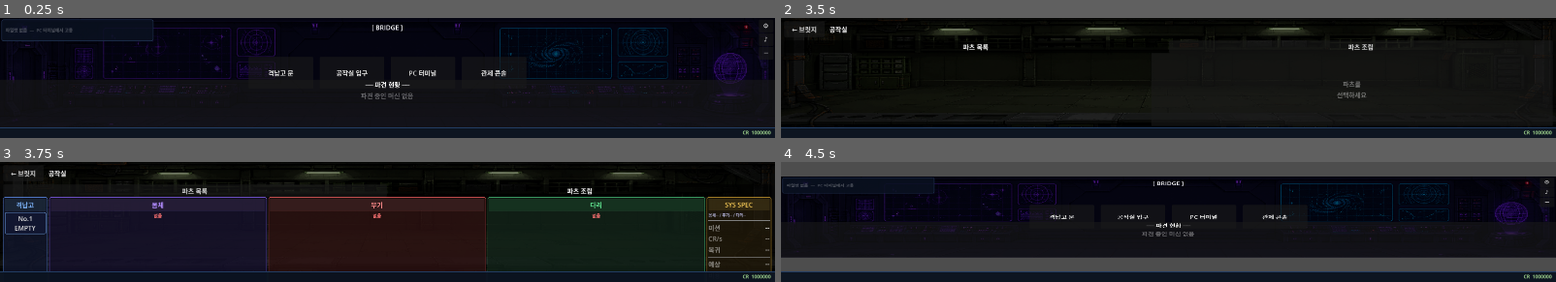
Above: before the commit, frames 1-4 (two rows, left to right).
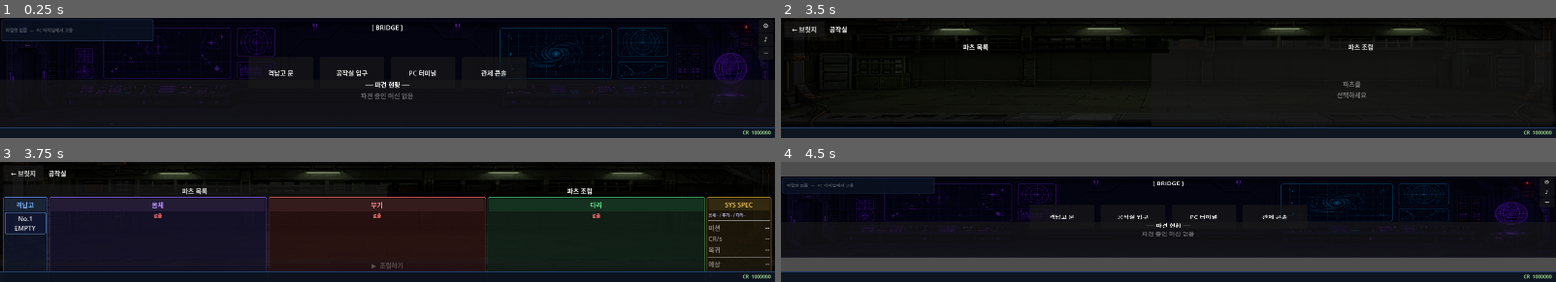
Above: after the commit, the same moments.

Repository: havergooday/dockclicker
Game: Godot game, scene res://scenes/main/main.tscn
Same seed, same stepped clock (60 frames per second), same inputs: the game is played once before the commit and once after it.
Inputs:
- Up to frame 1 (0.25 s): no input
- Up to frame 2 (3.5 s): click "격납고 문" at 0.5 s; click "← 브릿지" at 1.25 s; click "공작실 입구" at 2 s; click "파츠 목록" at 2.75 s
- Up to frame 3 (3.75 s): click "파츠 조립" at 3.5 s
- Up to frame 4 (4.5 s): click "← 브릿지" at 4.25 s

Frames 1-2 are identical in both runs. In frame 3, less than 0.1% of the frame differs, in the area x 47-52%, y 83-89%; in frame 4, nothing differs.

Commit message:
fix: assembly button hidden by layout overflow in workshop panel
Button was the last child of outer_vbox alongside a SIZE_EXPAND_FILL
col_row, causing it to be pushed off-screen at 300px window height.
Fix: shrink outer_vbox height by 32px, anchor _asm_btn directly to
the bottom of _tab_asm_panel so it's always visible.

Co-Authored-By: Claude Sonnet 4.6 <noreply@anthropic.com>

Diff:
--- a/scripts/ui/panel_workshop.gd
+++ b/scripts/ui/panel_workshop.gd
@@ -257,12 +257,14 @@
 
 	var outer_vbox := VBoxContainer.new()
 	outer_vbox.set_anchors_preset(Control.PRESET_FULL_RECT)
+	outer_vbox.offset_bottom = -32.0  # 조립 버튼 공간 확보
 	outer_vbox.add_theme_constant_override("separation", 4)
 	_tab_asm_panel.add_child(outer_vbox)
 
 	# 5열 가로 배치: [격납고] [몸체] [무기] [다리] [SYS SPEC]
 	var col_row := HBoxContainer.new()
 	col_row.size_flags_vertical = Control.SIZE_EXPAND_FILL
+	col_row.size_flags_horizontal = Control.SIZE_EXPAND_FILL
 	col_row.add_theme_constant_override("separation", 4)
 	outer_vbox.add_child(col_row)
 
@@ -335,10 +337,12 @@
 	_col_specs_inner.add_theme_constant_override("separation", 4)
 	col5_vbox.add_child(_col_specs_inner)
 
-	# ── 조립 버튼 (full width) ──────────
+	# ── 조립 버튼 — 패널 하단에 앵커 고정 ──────────
 	_asm_btn = Button.new()
 	_asm_btn.text = "▶  조립하기"
-	_asm_btn.custom_minimum_size = Vector2(0, 28)
+	_asm_btn.set_anchors_preset(Control.PRESET_BOTTOM_WIDE)
+	_asm_btn.offset_top    = -28.0
+	_asm_btn.offset_bottom =   0.0
 	_asm_btn.disabled = true
 	_asm_btn.pressed.connect(func():
 		if GameState.assemble_machine(_asm_slot, _asm_sel["body"], _asm_sel["weapon"], _asm_sel["legs"]):
@@ -346,7 +350,7 @@
 			_asm_sel = {"body": 0, "weapon": 0, "legs": 0}
 			_refresh_assembly()
 	)
-	outer_vbox.add_child(_asm_btn)
+	_tab_asm_panel.add_child(_asm_btn)
 
 func _make_col_panel(bg: Color, border: Color) -> PanelContainer:
 	var pc := PanelContainer.new()
